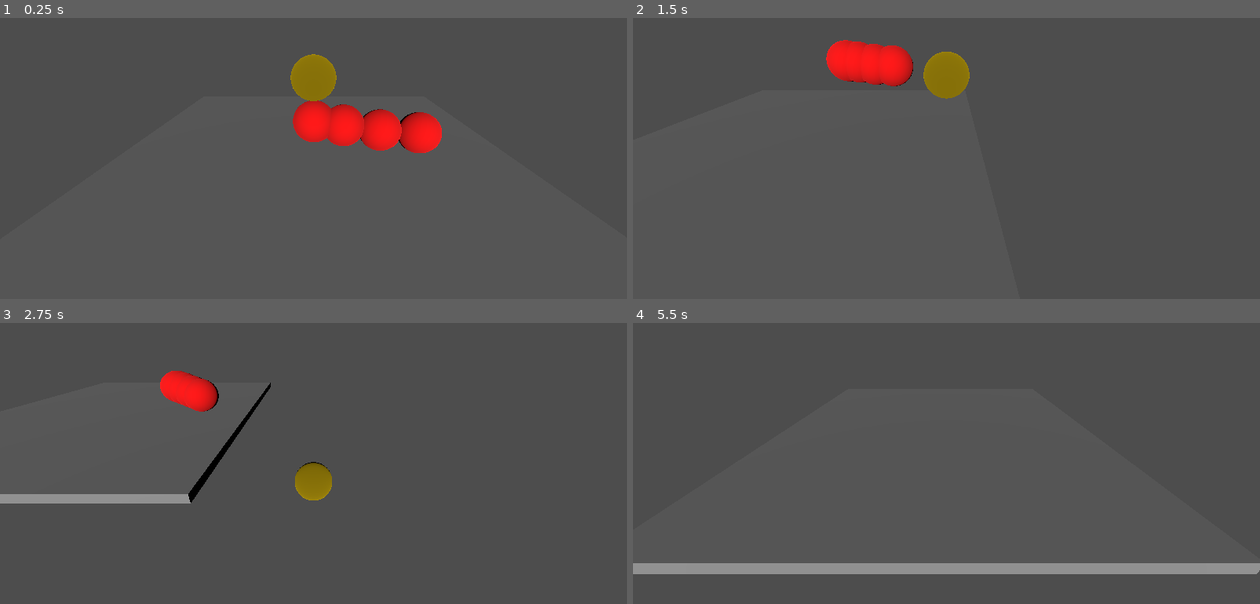
Above: before the commit, frames 1-4 (two rows, left to right).
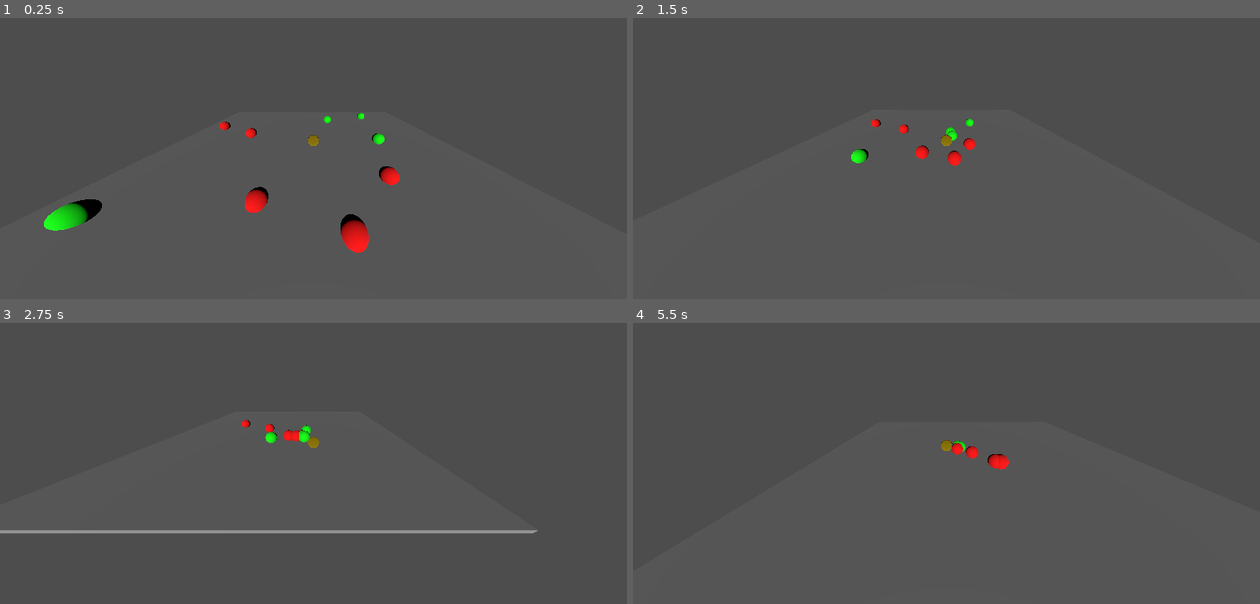
Above: after the commit, the same moments.

Repository: Jontruiz1/CircleGuy2.0
Game: Godot game, scene res://Main.tscn
Same seed, same stepped clock (60 frames per second), same inputs: the game is played once before the commit and once after it.
Inputs:
- Up to frame 1 (0.25 s): no input
- Up to frame 2 (1.5 s): hold D (move_right) 0.53-1.28 s; hold S (move_down) from 1.28 s (still down)
- Up to frame 3 (2.75 s): release S (move_down) at 2.03 s; hold D (move_right) from 2.03 s (still down)
- Up to frame 4 (5.5 s): release D (move_right) at 2.78 s; hold W (move_up) 2.78-3.53 s; hold A (move_left) 3.53-5.03 s; hold S (move_down) from 5.03 s (still down)

The runs differ from the first frame. In frame 1, 5.6% of the frame differs, in the area x 7-71%, y 12-84%; in frame 2, 3.3%; in frame 3, 4.3%; in frame 4, 4.3%.
Error in both runs: Invalid access to property or key 'damage' on a base object of type 'StaticBody3D'. (res://Player.gd:62)

Commit message:
Enemies spawn in radius around player

Diff:
--- a/Test/Camera3D.gd
+++ b/Test/Camera3D.gd
@@ -6,4 +6,4 @@
 
 # Called every frame. 'delta' is the elapsed time since the previous frame.
 func _process(delta):
-	self.position = Vector3(player.position.x, self.position.y, player.position.z+5)
+	self.position = Vector3(player.position.x, 6, player.position.z+8)
--- a/Test/Enemy.gd
+++ b/Test/Enemy.gd
@@ -6,6 +6,8 @@
 var can_shoot
 var type
 var target
+var shoot_cooldown = Timer.new()
+var colorMatches = {Color.RED : "Red", Color.BLUE : "Blue", Color.GREEN : "Green", Color.PURPLE : "Purple", Color.BLACK : "Black"}
 
 
 func init(hp, spd, dmg, shoot, color, player):
@@ -13,17 +15,23 @@
 	speed = spd
 	damage = dmg
 	type = color
-	shoot = can_shoot
+	can_shoot = shoot
 	target = player
 
 	# change color
 	var material = $MeshInstance3D.get_active_material(0)
 	material.albedo_color = color
 
+	match colorMatches[type]:
+		&"Purple":
+			shoot_cooldown.wait_time = 1
+			print("help")
+
+
 func _physics_process(delta):
 	if health == 0:
 		get_tree().get_root().get_node("GameManager").enemyCount -= 1
 		self.queue_free()
-
-
+	if can_shoot and shoot_cooldown.is_stopped():
+		print("yes")
 	self.position = self.position.move_toward(target.position, delta * speed)
--- a/Test/Main.gd
+++ b/Test/Main.gd
@@ -10,7 +10,7 @@
 }
 var enemyColors = [Color.RED, Color.BLUE, Color.GREEN, Color.PURPLE, Color.BLACK]
 var powerUps = []
-var wave = 1
+var wave = 3
 var enemyCount = 0
 var player
 var rng
@@ -23,10 +23,17 @@
 	spawnWave()
 
 func spawnWave():
-	for n in range(wave+3):
+	for n in range(wave*3):
+		var enemy_x = rng.randf_range(-12, 12)
+		var enemy_z = rng.randf_range(-9, 9)
+
+		while(pow((enemy_x - player.position.x), 2) + pow((enemy_z - player.position.z), 2) < pow(6, 2)):
+			enemy_x = rng.randf_range(-12, 12)
+			enemy_z = rng.randf_range(-9, 9)
+
 		var enemyColor = enemyColors[rng.randf_range(0, wave)]
 		var enemy = preload("res://Enemy.tscn").instantiate()
-		enemy.position = Vector3(n, .6, 0)
+		enemy.position = Vector3(enemy_x, .6, enemy_z)
 		enemy.init(enemyTypes[enemyColor][0], enemyTypes[enemyColor][1], enemyTypes[enemyColor][2], enemyTypes[enemyColor][3], enemyColor, player)
 		add_child(enemy)
 		enemyCount += 1
--- a/Test/Main.tscn
+++ b/Test/Main.tscn
@@ -5,9 +5,10 @@
 [ext_resource type="Script" path="res://Camera3D.gd" id="2_5dnh2"]
 
 [sub_resource type="BoxShape3D" id="BoxShape3D_rl20v"]
-size = Vector3(10.1528, 0.535465, 10.155)
+size = Vector3(26.3246, 0.535465, 19.3088)
 
 [sub_resource type="BoxMesh" id="BoxMesh_b8n83"]
+size = Vector3(2.6, 1, 1.9)
 
 [node name="GameManager" type="Node3D"]
 script = ExtResource("1_h04rx")
@@ -19,7 +20,7 @@
 shape = SubResource("BoxShape3D_rl20v")
 
 [node name="MeshInstance3D" type="MeshInstance3D" parent="Floor"]
-transform = Transform3D(10, 0, 0, 0, 0.25, 0, 0, 0, 10, 0, 0, 0)
+transform = Transform3D(10, 0, 0, 0, 0.25, 0, 0, 0, 10, -0.239724, 0, -0.0383506)
 mesh = SubResource("BoxMesh_b8n83")
 
 [node name="DirectionalLight3D" type="DirectionalLight3D" parent="."]
@@ -29,5 +30,9 @@
 transform = Transform3D(1, 0, 0, 0, 1, 0, 0, 0, 1, 0, 0.923919, 0)
 
 [node name="Camera3D" type="Camera3D" parent="."]
-transform = Transform3D(1, 0, 0, 0, 0.912163, 0.409828, 0, -0.409828, 0.912163, 0, 3.30827, 4.9257)
+transform = Transform3D(1, 0, 0, 0, 0.912163, 0.409828, 0, -0.409828, 0.912163, 0, 8.42707, 9.745)
+fov = 118.782
 script = ExtResource("2_5dnh2")
+
+[node name="MeshInstance3D" type="MeshInstance3D" parent="."]
+transform = Transform3D(1, 0, 0, 0, 1, 0, 0, 0, 1, 12.3994, -0.196556, 9.12108)
